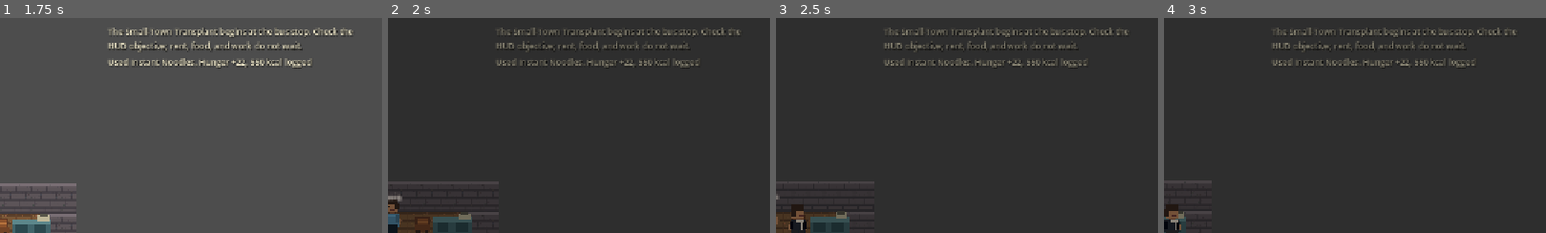
Above: before the commit, frames 1-4 (left to right).
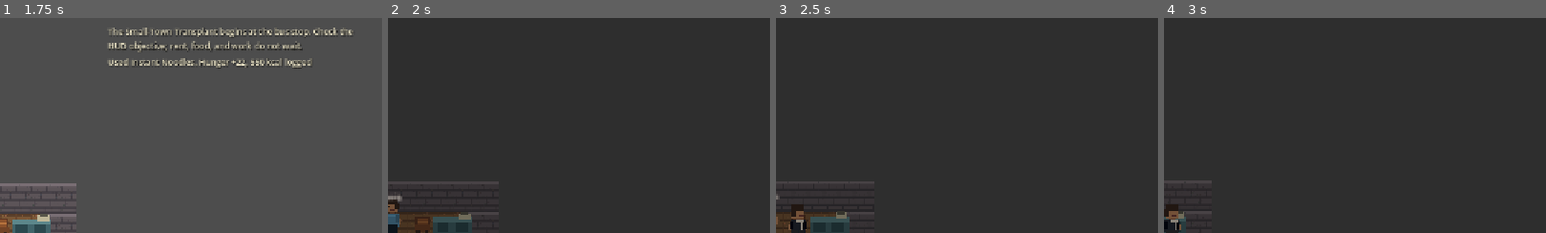
Above: after the commit, the same moments.

Repository: redstonejh/rags
Game: Godot game, scene res://scenes/dev/PlaytestDriver.tscn
Two runs of this game, one before a commit and one after it. Both use one fixed random seed, a clock stepped at 60 frames per second and the inputs below. This scene is started directly instead of the project's main scene.
Inputs (mouse positions are % of the whole screen's width and height, from its top left):
- Up to frame 1 (1.75 s): move the mouse to (72, 45) at 0.52 s; hold D (move_right) 0.53-1.25 s; hold E (interact) 0.53-1.25 s; click (72, 45) at 0.67 s; drag from (30, 55) to (17, 78) at 1.27 s
- Up to frame 2 (2 s): no input
- Up to frame 3 (2.5 s): move the mouse to (60, 28) at 2.02 s; hold D (move_right) from 2.03 s (still down); tap 3 (time_speed_3) at 2.1 s
- Up to frame 4 (3 s): release D (move_right) at 2.75 s; drag from (45, 70) to (21, 77) at 2.77 s
The pictures show only the part of the screen within x 50-100%, y 0-50%; the shares and areas given below are measured in that part.

Frame 1 is identical in both runs. In frame 2, 2.1% of the frame differs, in the area x 28-92%, y 4-24%; in frame 3, 2.1%; in frame 4, 2.1%.

Commit message:
Clean up store playtest checkpoint

Diff:
--- a/scripts/dev/playtest_driver.gd
+++ b/scripts/dev/playtest_driver.gd
@@ -262,6 +262,8 @@
 	_player.set("global_position", _shop_counter.get("global_position"))
 	_reset_player_camera_smoothing()
 	await get_tree().create_timer(1.0).timeout
+	_clear_hud_toasts()
+	_clear_hud_prompt()
 	await get_tree().physics_frame
 
 
@@ -571,6 +573,22 @@
 	return str(prompt.text) if prompt != null else ""
 
 
+func _clear_hud_toasts() -> void:
+	var toast_box := _main.get_node_or_null("HUD/ToastAnchor/ToastBox")
+	if toast_box == null:
+		return
+	for child in toast_box.get_children():
+		child.queue_free()
+
+
+func _clear_hud_prompt() -> void:
+	var prompt := _main.get_node_or_null("HUD/PromptLabel") as Label
+	if prompt == null:
+		return
+	prompt.text = ""
+	prompt.visible = false
+
+
 func _find_button_with_text(node: Node, text: String) -> Button:
 	if node is Button and str(node.text) == text:
 		return node
Not shown, changed: docs/PROGRESS.md
